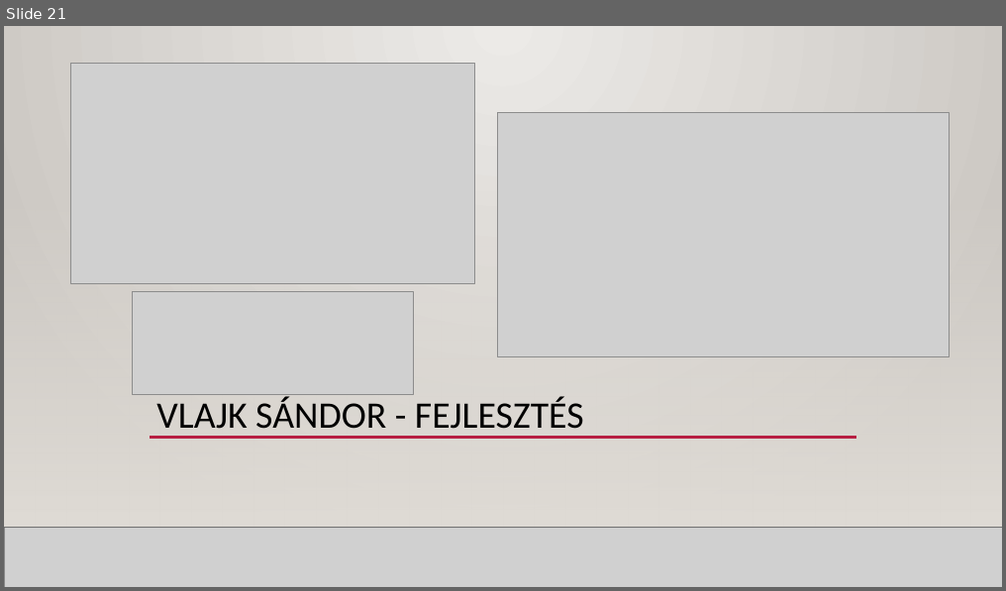
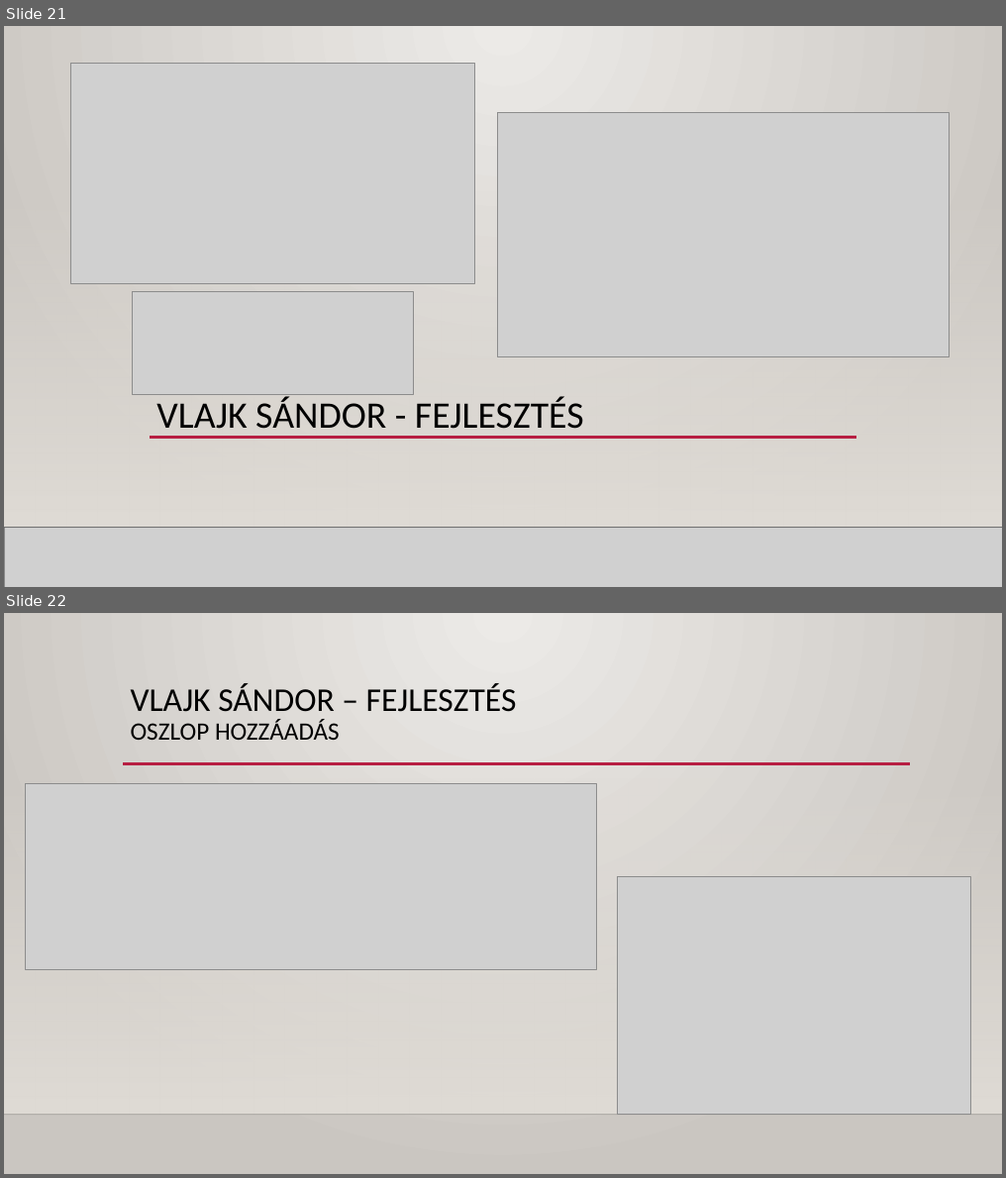
Before and after one commit to Dlevy004/kanban-webapp, a slide deck: Kanban webapp - Buborék együttes.pptx. Shown one above the other, each under a label of ours: slide 21 before the commit, slides 21 and 22 after it. The pictures are 1006x591 and 1006x1178 pixels, drawn with LibreOffice and Linux fonts; fonts in the diff are those of the drawing; grey boxes stand for pictures; background and template pictures are left out. Boxes give left, top, right and bottom in pixels: in the first picture for what was removed or moved away, otherwise in the second. Text is boxed around its words. In the diff, an @@ line names an element or a change of style, - is before the commit and + after.

```diff
--- a/Kanban webapp - Buborék együttes.pptx
+++ b/Kanban webapp - Buborék együttes.pptx
@@ slide 22 added at (x1=4, y1=613, x2=1002, y2=1174), background gradient #ECEAE7 to #CAC7C1; not listed: 3 template elements that a slide beside it also shows @@
@@ title added at (x1=131, y1=683, x2=517, y2=740), 32 pt, text #000000 @@
+VLAJK SÁNDOR – FEJLESZTÉS
+OSZLOP HOZZÁADÁS
@@ picture added at (x1=25, y1=784, x2=597, y2=969) @@
@@ picture added at (x1=617, y1=876, x2=970, y2=1115) @@
```
Also in this commit, not shown: 4 other slides added.
